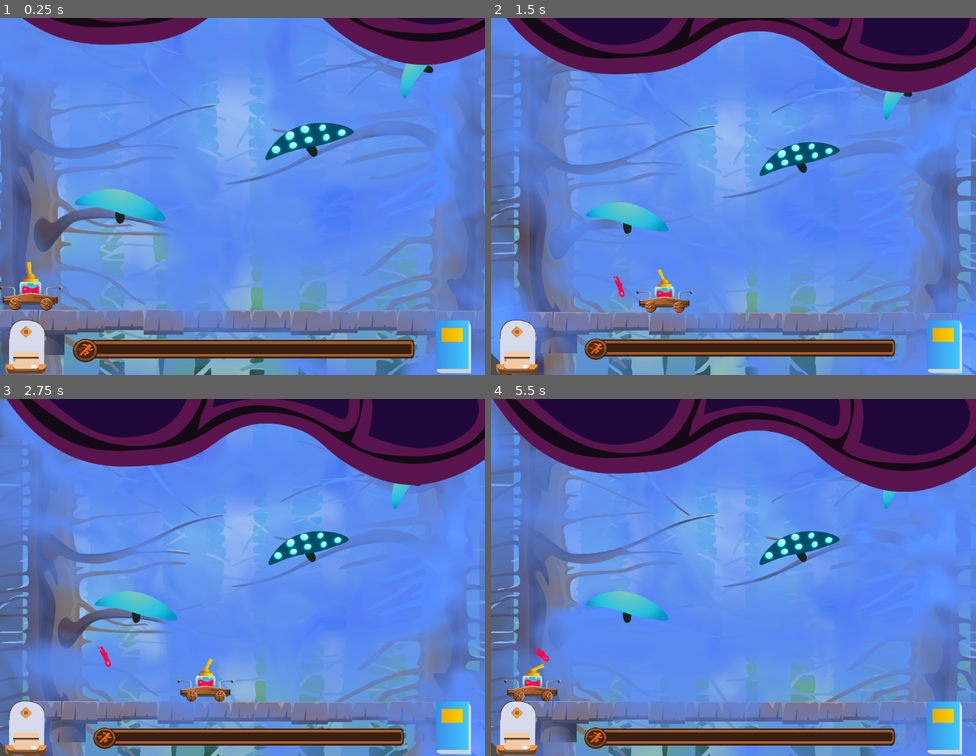
Above: before the commit, frames 1-4 (two rows, left to right).
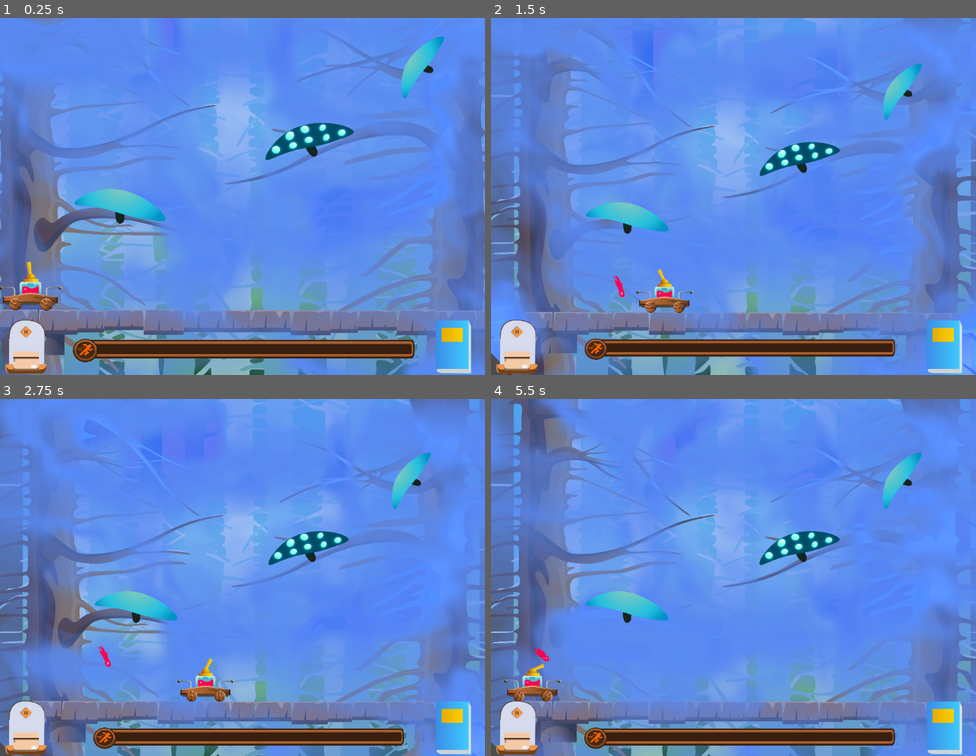
Above: after the commit, the same moments.

Repository: kleimaj/gaming-club-dev
Game: Godot game, scene res://Scenes/Game.tscn
The game is run twice, just before and just after one commit, with the same random seed, the same clock (stepped at 60 frames per second) and the same inputs.
Inputs (mouse positions are in pixels of both pictures, inside the frame that each line leads up to):
- Up to frame 1 (0.25 s): no input
- Up to frame 2 (1.5 s): tap Enter (ui_accept) at 0.5, 0.77 s; move the mouse to (840, 178) at 0.52 s; hold D (forward) 0.53-1.28 s; hold Mouse wheel up (ZoomIn) 0.53-1.28 s; click (840, 178) at 0.67 s; move the mouse to (636, 214) at 1.27 s; hold A (back) from 1.28 s (still down); tap Mouse wheel down (ZoomOut) at 1.35 s
- Up to frame 3 (2.75 s): tap Enter (ui_accept) at 1.52 s; move the mouse to (291, 498) at 2.02 s; release A (back) at 2.03 s; hold D (forward) from 2.03 s (still down); click (291, 498) at 2.1 s
- Up to frame 4 (5.5 s): move the mouse to (709, 648) at 2.77 s; tap R at 2.85 s; click (709, 648) at 2.92 s; tap Enter (ui_accept) at 3.02, 3.77, 4.52 s; move the mouse to (879, 631) at 3.52 s; release D (forward) at 3.53 s; hold Mouse wheel up (ZoomIn) 3.53-4.28 s; hold A (back) from 3.53 s (still down); move the mouse to (588, 523) at 4.27 s; tap Mouse wheel down (ZoomOut) at 4.35 s; move the mouse to (757, 577) at 5.02 s; click (757, 577) at 5.1 s

The runs differ from the first frame. In frame 1, 5.4% of the frame differs, in the area x 4-100%, y 0-14%; in frame 2, 12%; in frame 3, 15%; in frame 4, 17%, in the area x 0-100%, y 0-26%.

Commit message:
Adds export var DownSpeed to mist, positions fog, builds with Ryan's changes

Diff:
--- a/Scenes/Game.tscn
+++ b/Scenes/Game.tscn
@@ -246,7 +246,7 @@
 rotation = -0.289871
 
 [node name="evilMist" type="Sprite" parent="."]
-position = Vector2( 487.528, -250 )
+position = Vector2( 487.528, -1069.14 )
 scale = Vector2( 0.496052, 0.590256 )
 texture = ExtResource( 38 )
 script = ExtResource( 17 )
@@ -332,7 +332,6 @@
 
 [node name="TopLeft" parent="Camera2D/Limits" index="0"]
 position = Vector2( 0, -1647.78 )
-[connection signal="body_shape_entered" from="Enemies/Blue Mushroom" to="ProgressBar" method="_on_Blue_Mushroom_body_shape_entered"]
 [connection signal="value_changed" from="ProgressBar" to="." method="_on_ProgressBar_value_changed"]
 
 [editable path="Camera2D"]
--- a/Scenes/evilMist.gd
+++ b/Scenes/evilMist.gd
@@ -1,7 +1,9 @@
 extends Sprite
 
+export var downSpeed = .5
+
 func _process(delta):
-	moveDown(.1)
+	moveDown(downSpeed)
 
 func _on_Mushroom2_body_shape_entered(body_id, body, body_shape, area_shape):
 	position.y -= 25
Not shown, changed: Builds/Week4/index.pck
